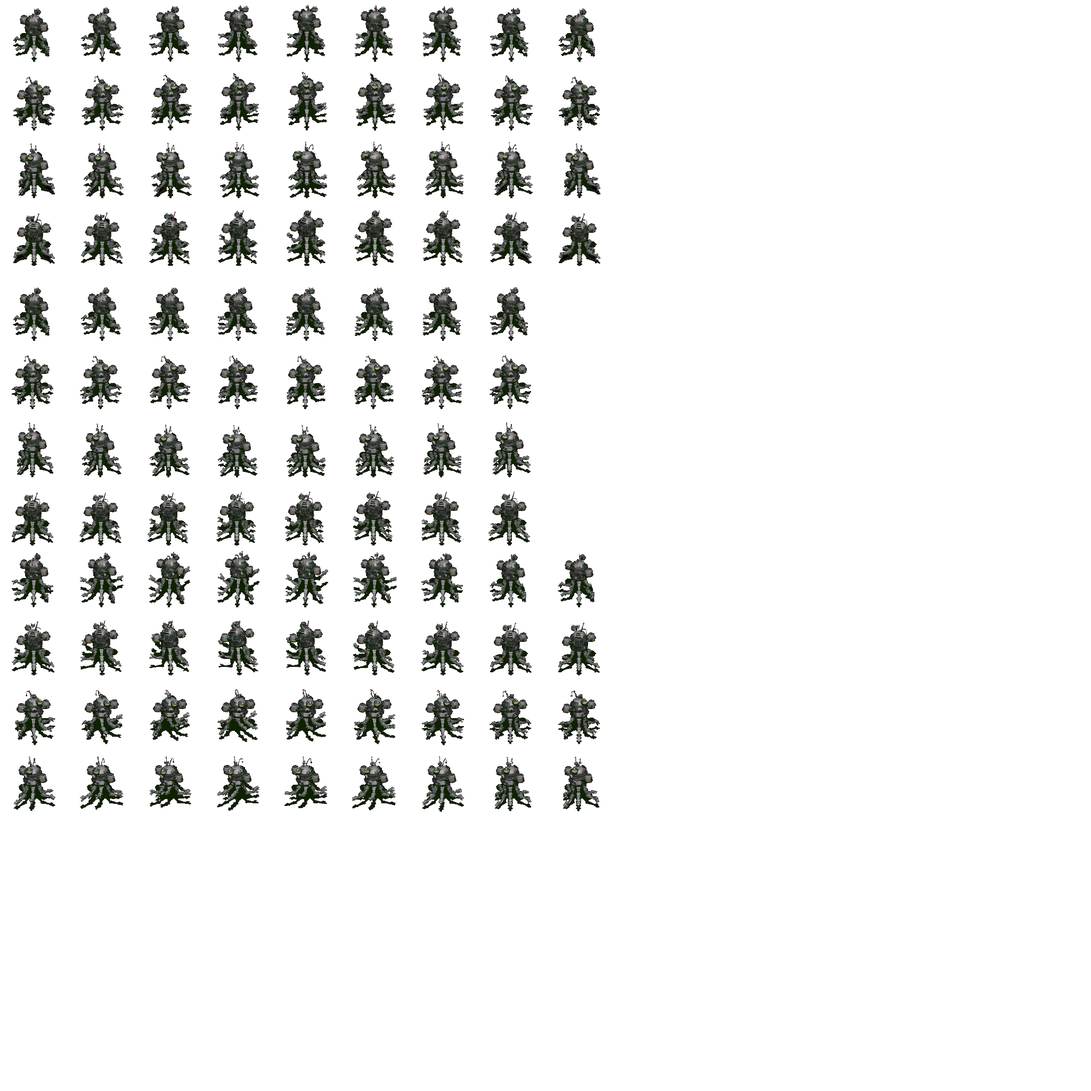
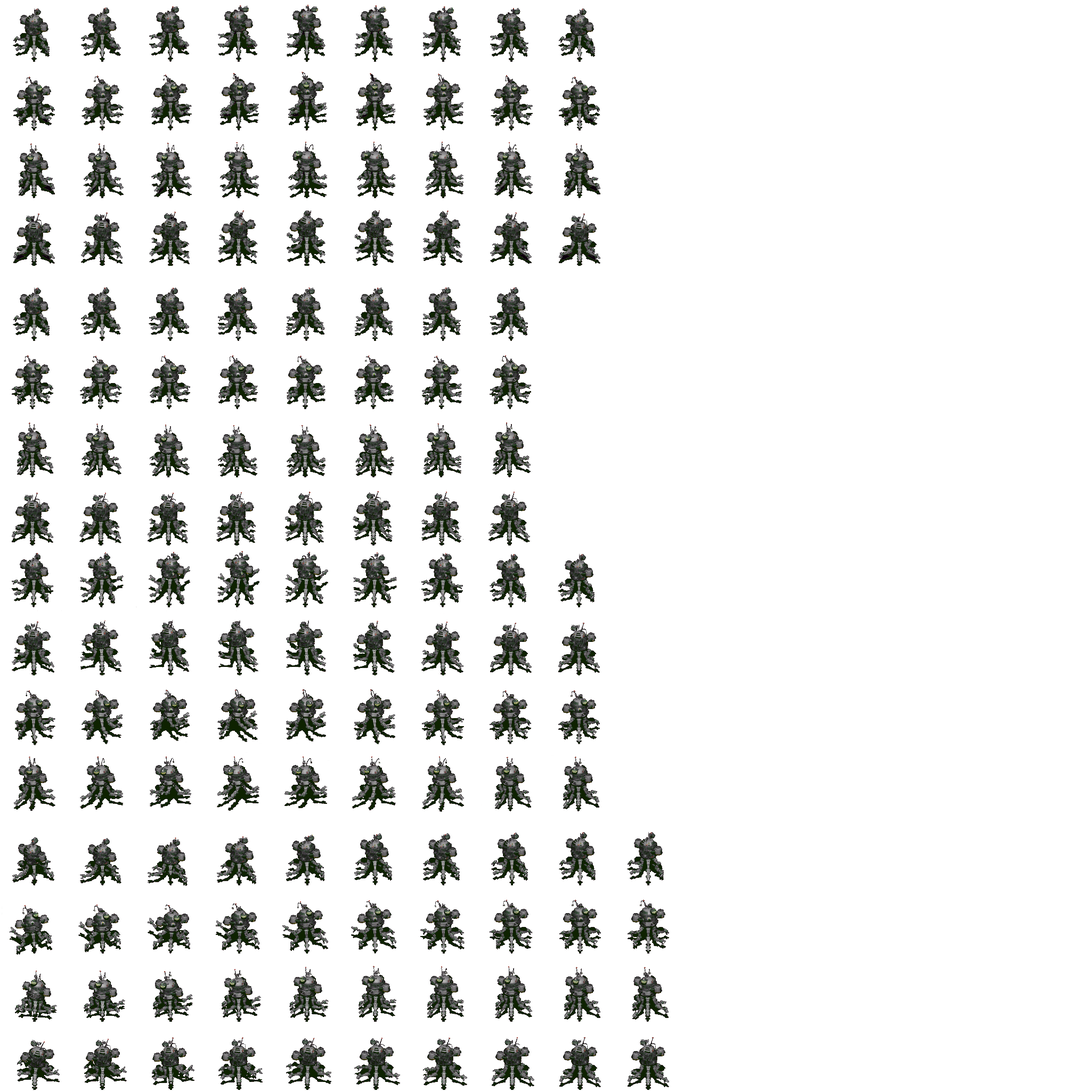
Before/after of a 1091 x 1091 layered artwork. What changed in the layer stack:
added layer "Hit" above "Capa 3" over (x1=12, y1=832, x2=665, y2=887)
added layer "Capa 3" above "Capa 2" over (x1=17, y1=1037, x2=670, y2=1091)
added layer "Capa 2" above "Capa 1" over (x1=14, y1=966, x2=669, y2=1023)
added layer "Capa 1" above "Background" over (x1=9, y1=900, x2=670, y2=956)
